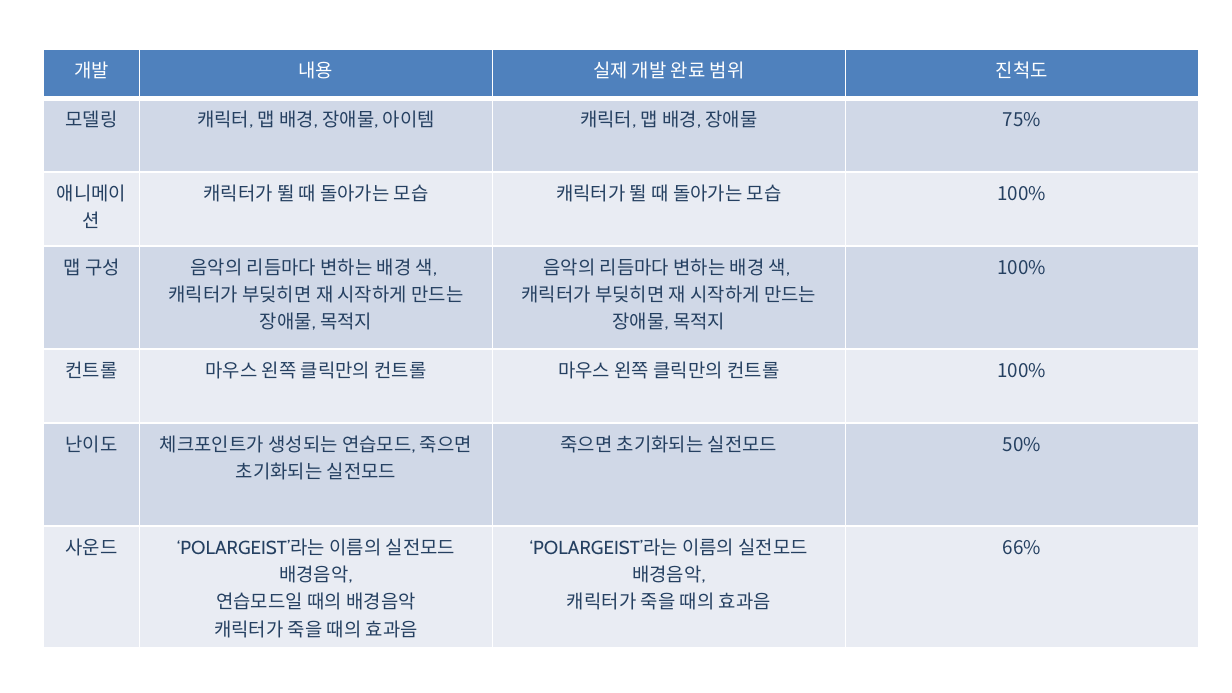
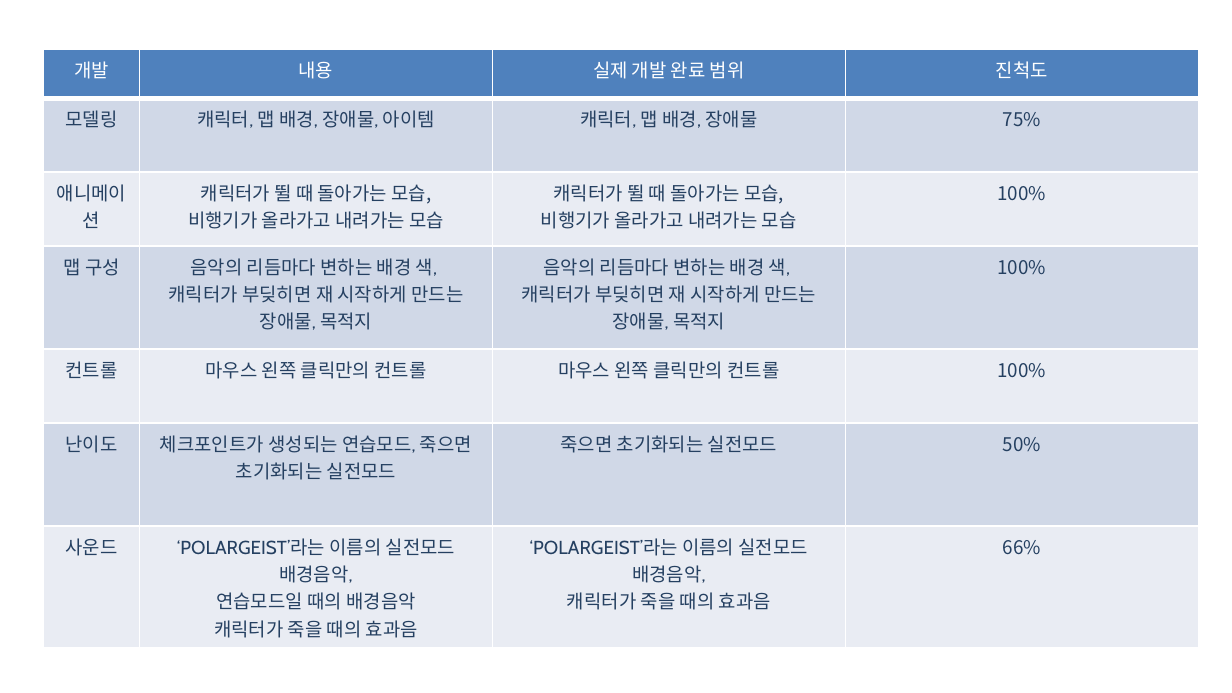
Before and after one commit to YushinSong/namkoog, a slide deck: slide 1 of presentation/2015180019_yushin presentation3.pptx. Drawn at 1232x693 pixels with LibreOffice and Linux fonts; fonts in the diff are those of the drawing; background and template pictures are left out. Boxes give left, top, right and bottom in pixels: in the first picture for what was removed or moved away, otherwise in the second. Text is boxed around its words. In the diff, an @@ line names an element or a change of style, - is before the commit and + after.

Commit message:
pewsentation

```diff
--- a/presentation/2015180019_yushin presentation3.pptx
+++ b/presentation/2015180019_yushin presentation3.pptx
@@ table at (43, 49, 1199, 642) @@
-row 3, column 2: 캐릭터가 뛸 때 돌아가는 모습
+row 3, column 2: 캐릭터가 뛸 때 돌아가는 모습, / 비행기가 올라가고 내려가는 모습
-row 3, column 3: 캐릭터가 뛸 때 돌아가는 모습
+row 3, column 3: 캐릭터가 뛸 때 돌아가는 모습, / 비행기가 올라가고 내려가는 모습
```
